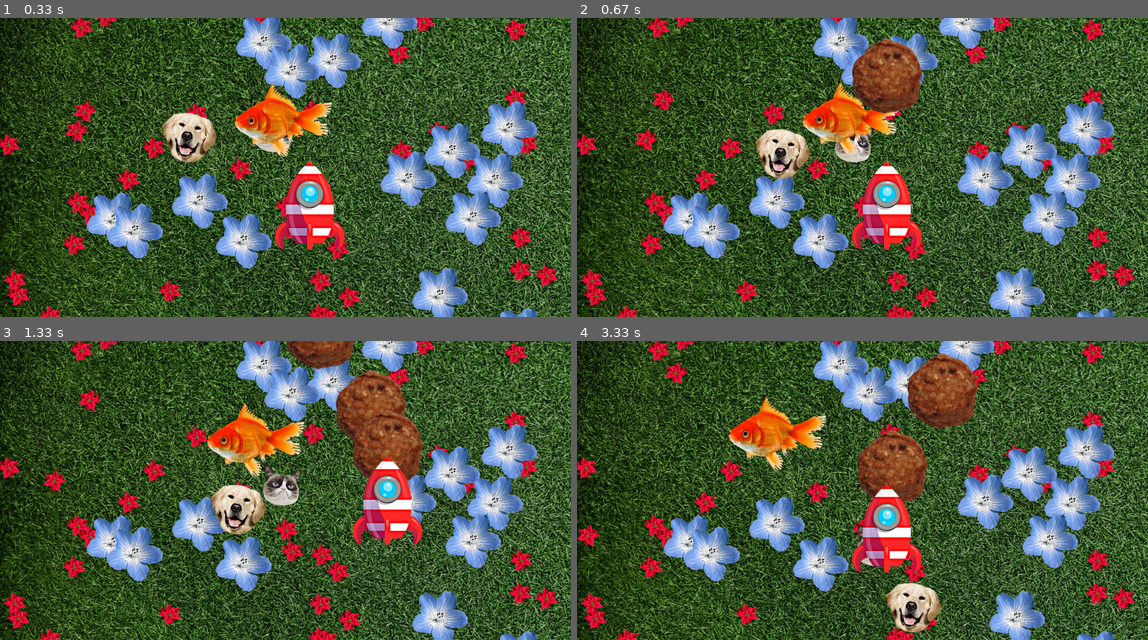
Above: before the commit, frames 1-4 (two rows, left to right).
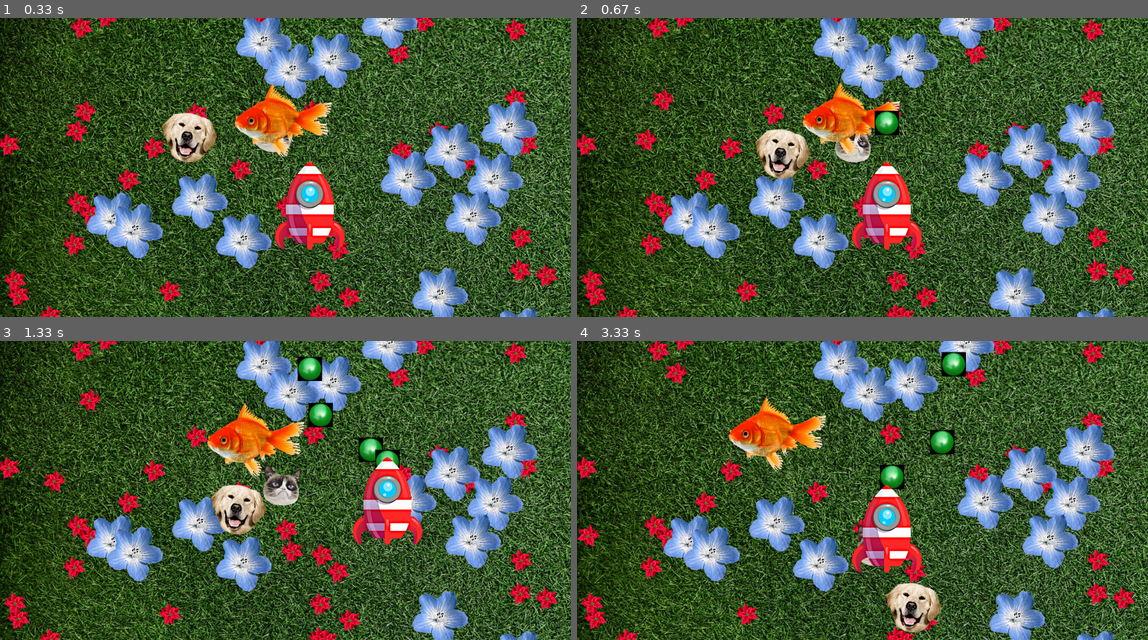
Above: after the commit, the same moments.

Repository: jimmygizmo/pygamefun
Game: pygame game, started from game/main.py
Two runs of this game, one before a commit and one after it. Both use one fixed random seed, a clock stepped at 60 frames per second and the inputs below.
Inputs:
- Up to frame 1 (0.33 s): no input
- Up to frame 2 (0.67 s): tap Space at 0.33 s
- Up to frame 3 (1.33 s): hold Right 0.67-1.13 s; tap Space at 0.73, 1.03, 1.23 s; hold Up from 1.17 s (still down)
- Up to frame 4 (3.33 s): release Up at 1.47 s; hold Right 1.5-1.97 s; tap Space at 1.57, 1.87, 2.07, 2.37, 2.63, 2.97, 3.27 s; hold Left 2-2.53 s; hold Down 2.57-2.87 s; hold Left 2.9-3.3 s

Frame 1 is identical in both runs. In frame 2, 2.7% of the frame differs, in the area x 48-61%, y 6-40%; in frame 3, 5.1%, in the area x 50-75%, y 0-47%; in frame 4, 5.0%.

Commit message:
experimental OpenCV/Numpy image resizer to handle RGB, alpha channels optimally and separately since I have no good resize option within PyGame it seems. Also, started to expand on tumbleweed/meteorite feature which I will make as meatballs. resize feature not complete but close nad NOTE it does use a temp file hack for now so work on it is needed. next pushes will implement randomly-spawning weapons in the forms of meatballs, like asteroids in that game. The Weapon class is for things like projectiles and the main differnece is that fly off the screen and disappear (fired from on screen like from the Player OR just passing through like asteroids) I'm not totally happy with this name so I will be changing the name of the Weapon class later and of course we need further class differentiation where we introduce new things into the game which behave uniquely. We need many more sub-classes of Entity like this. The integration of OpenCV and Numpy into this project is already showing promise. I may soon introduce shaders. Overally this is a large experimental project which may explore a LOT of PyGame features and those of other amazing frameworks and libraries. Of course, the tutorial which I am partially following is said to cover 5 different games in the 11 hour duration. I am not even at hour 3 and doing mostly my own custom work along the way.

Diff:
--- a/game/main.py
+++ b/game/main.py
@@ -6,6 +6,7 @@
 import pygame
 import collections
 import random
+import resizer
 
 
 # ###############################################    CONFIGURATION    ##################################################
@@ -21,6 +22,8 @@
 ACID_MODE = False  # Suppress background re-painting. This makes objects leave psychedelic trails for a fun effect.
 LASER_COOLDOWN_DURATION = 100  # Milliseconds - minimum time between laser firing
 PROJECTILE_MARGIN = 160  # Distane beyond wall on X or Y axis at which projectile/Weapon is "Finalized"
+PLAYER_MAIN_WEAPON_INDEX = 0  # Index in weapon_specs of the weapon_spec item to use for the Player's main projectile.
+# 0 = green ball    1 = meatball
 
 # SURFACE CACHE - 'SCACHE'
 # The Surface Cache SCACHE pre-loads images into surfaces. When sprites are instantiated, they will use this cache
@@ -116,13 +119,13 @@
         'instance_id': -1,
         'img_filename':  'green-ball-140x140.png',
         'flip': False,
-        'w': 140,
-        'h': 140,
+        'w': 70,
+        'h': 70,
         'color': 'green3',
         'x': 890.0,
         'y': 260.0,
         'd': pygame.math.Vector2((0.0, -1.0)),  # placeholder instance (mypy)
-        's': 134.0,
+        's': 334.0,
         'p': 98.0,
         'r': 122.0,
         'c': 840.0,
@@ -133,8 +136,8 @@
         'instance_id': -1,
         'img_filename':  'meatball-204x220.png',
         'flip': False,
-        'w': 204,
-        'h': 220,
+        'w': 102,
+        'h': 110,
         'color': 'brown',
         'x': 890.0,
         'y': 260.0,
@@ -534,10 +537,13 @@
     #     raise ValueError(f"FATAL: Invalid ephase_name '{ephase_name}'. "
     #                      "Check values in ENVIRO_PHASES config.")
 
-def load_image(filename: str, flip: bool) -> None:
-    prop_surface_l: pygame.Surface = pygame.image.load(
-            os.path.join(ASSET_PATH, filename)
-        ).convert_alpha()
+def load_image(filename: str, flip: bool, width: int | None, height: int | None) -> None:
+    image_path = os.path.join(ASSET_PATH, filename)
+    prop_surface_l: pygame.Surface = pygame.image.load(image_path).convert_alpha()
+    if width and height:
+        temp_surface = pygame.Surface((width, height))
+        pygame.transform.smoothscale(prop_surface_l, (width, height), temp_surface)
+        prop_surface_l = temp_surface
     if flip:
         prop_surface_l = pygame.transform.flip(prop_surface_l, True, False)
 
@@ -547,6 +553,26 @@
             'surface_r': prop_surface_r,
         }
     SCACHE[filename] = c_item
+
+    # OPENCV CUSTOM IMAGE RESIZE EXPERIMENT - See file: resizer.py
+    # New experiment with binary image data OpenCV initially as a way to PROPERLY resize a PNG with transparency.
+    if width and height:
+        with open(image_path, 'rb') as fh:
+            img_bytes = fh.read()
+        resizer.alphonic_resize(img_data=img_bytes, width=width, height=height)
+
+
+def event_meatball(group_ref: pygame.sprite.Group):
+    # NOTE: Pending a different design, we must pass the group INTO ANYTHING which instantiates sprites for that group.
+    #     This group does not exist yet, when func defined. We will have it when this func is called, however.
+    #     I use the suffix _ref here mostly for further clarity that it is a different variable and what we are doing
+    #     with it. It is the same thing as passing the group itself. They are the same reference, same memory address.
+    #     In Python, almost everyhting is passed by reference anyhow. Passing and copying is a other special set of scenarios.
+    #     I'm doing absolutely nothing special by calling this group_ref.
+    meatball_spec = weapon_specs[1]
+    print(f"Look out! Here comes a meatball! And it's a juicy one!")
+
+
 
 
 # ###############################################    INITIALIZATION    #################################################
@@ -593,16 +619,17 @@
 # ################################################    INSTANTIATION    #################################################
 
 # TODO: See if we can move the prop spec (spraying/generation) code inside of prop instantiation. Probably can/should.
+# NOTE: When using load_image(): To keep image size original, specify None for width and height.
 
 # INSTANITATE PLAYER SPRITE(S)
 for i, player_spec in enumerate(player_specs):
     player_spec['name'] = player_spec['name'] + str(i)
     player_spec['instance_id'] = i
-    load_image(filename=player_spec['img_filename'], flip=player_spec['flip'])
+    load_image(filename=player_spec['img_filename'], flip=player_spec['flip'], width=None, height=None)
     player: Player = Player(
             groups=[all_sprites, all_players],
             img_filename=player_spec['img_filename'],
-            weapon_spec=weapon_specs[1],  # TODO: Felt hackish initially. Keep like this?
+            weapon_spec=weapon_specs[PLAYER_MAIN_WEAPON_INDEX],  # TODO: Felt hackish initially. Keep like this?
             all_weapons_group_ref=all_weapons,  # TODO: Felt hackish initially. Keep like this?
             x=player_spec['x'],
             y=player_spec['y'],
@@ -613,7 +640,7 @@
 # INSTANITATE NPC SPRITES
 for i, npc_spec in enumerate(npc_specs):
     npc_spec['instance_id'] = i
-    load_image(filename=npc_spec['img_filename'], flip=npc_spec['flip'])
+    load_image(filename=npc_spec['img_filename'], flip=npc_spec['flip'], width=None, height=None)
     npc: Npc = Npc(
             groups=[all_sprites, all_npcs],
             img_filename=npc_spec['img_filename'],
@@ -626,7 +653,7 @@
 # INSTANITATE PROP SPRITES
 for i, prop_spec in enumerate(prop_specs):
     prop_spec['instance_id'] = i
-    load_image(filename=prop_spec['img_filename'], flip=prop_spec['flip'])
+    load_image(filename=prop_spec['img_filename'], flip=prop_spec['flip'], width=None, height=None)
     prop: Prop = Prop(
             groups=[all_sprites, all_props],
             img_filename=prop_spec['img_filename'],
@@ -638,7 +665,12 @@
 # LOAD SURFACE CACHE WITH WEAPON DATA. (Weapons not instantiated at this point.)
 for i, weapon_spec in enumerate(weapon_specs):
     weapon_spec['instance_id'] = i
-    load_image(filename=weapon_spec['img_filename'], flip=weapon_spec['flip'])
+    load_image(
+            filename=weapon_spec['img_filename'],
+            flip=weapon_spec['flip'],
+            width=weapon_spec['w'],
+            height=weapon_spec['h'],
+        )
 
 
 # ###############################################    MAIN EXECUTION    #################################################
@@ -663,9 +695,11 @@
 ephase_count = 0  # 0, not None since we will likly first/always do an arithmetic check on it, not an existence check.
 clock = pygame.time.Clock()
 
-# CUSTOM EVENTS - Random tumbleweeds
-tumbleweed_event = pygame.event.custom_type()
-pygame.time.set_timer(tumbleweed_event, 4500)
+# CUSTOM EVENTS - Random meatballs
+meatball_event = pygame.event.custom_type()
+pygame.time.set_timer(meatball_event, 4500)
+
+all_weapons_group_ref=all_weapons  # Here for clarity. We need to pass this to anything that instantiates weapons.
 
 
 #   * * * * * * *    MAIN LOOP    * * * * * * *
@@ -678,8 +712,8 @@
     for event in pygame.event.get():  # Check all new events since the last main loop iteration
         if event.type == pygame.QUIT:
             running = False
-        if event.type == tumbleweed_event:
-            print(f"Look out! Here comes a tumbleweed!")
+        if event.type == meatball_event:
+            event_meatball(all_weapons_group_ref)
 
 
     # #######################################    ENVIRONMENT PHASE PROCESSING    #######################################
--- /dev/null
+++ b/game/resizer.py
@@ -0,0 +1,114 @@
+# resizer.py
+
+# REASON FOR THIS NEW MODULE (in progress):
+# Problem: getting a black background which should be transparent after resizing PNGs using pygame.transform.smoothscale()
+# Initial searches do not offer a solution in pygame and I would like to explore not only a good solution for the
+# accepted challenge of resizing images with alpha channels while also exploring ALL of the other extreme power of the
+# Open CV libraries. I am looking to merge PyGame with other interesting areas, so this is a fantastic reason to take
+# a shot at this idea for a little utility module.
+
+# I understand the poster's point that a single algorithm is not going to treat RGB vs Alpha Channel information with
+# respect to neighboring pixels (and depending on upscaling vs downscaling) .. and do the best job for both. There
+# are literally "edge case" problems. So this poster is making a logical suggestion to apply the best algorithm to each
+# the RBG channels vs the Alpha Channel separately and with the best algorith and parameters for the purpose, then
+# re-combining those layers back into the desired image format (PNG in the current case.) Sounds like the correct
+# strategy to me and although useful in this game for the early image-transformation-upon-load features I have started
+# putting in, the area in general would be VERY useful. Scaling and transparency are ubiquititious factors in almost
+# every area I am interested in .. or some mathematical equivalent of powerful image processing, used on raw data as
+# part of machine learning. Point is, this is a small hook into something extremely powerful and this is a nice place
+# to throw it in. It can be branched off into it's own thing or my first all-CV project soon enough.
+
+import cv2
+import numpy
+
+
+def alphonic_resize(img_data: bytes, width: int, height: int) -> bytes:
+    # TODO: Adapt this to pass image binary data in and out of the func
+    # NOTE: Using numpy in this intermediate step and the var name img_numpy is initial/temporary. Tips to get bytes into
+    # cv2 image came from: https://stackoverflow.com/questions/54922372/opencv-cv2-cv-load-image-color
+    numpy_array = numpy.fromstring(img_data, numpy.uint8)  # Decode bytes as UInt8 thanks to numpy utility.
+    # img_numpy = cv2.imdecode(numpy_array, cv2.IMREAD_COLOR)  # TODO: Get details on this option.
+    img_numpy = cv2.imdecode(numpy_array, cv2.IMREAD_UNCHANGED)  # TODO: Get details on this option.
+    # *************** All fixed! now we get the alpha channel by using IMREAD_UNCHANGED.
+    print(f"alphonic_resize INFO: img_numpy.shape: {img_numpy.shape}")
+    new_size = (width, height)
+
+    # # Resize the rgb and alpha layers separately and with the optimal algorithm for each.
+    rgb = cv2.resize(img_numpy[:,:,:3], new_size, interpolation=cv2.INTER_AREA)
+    alpha = cv2.resize(img_numpy[:,:,3], new_size, interpolation=cv2.INTER_NEAREST)
+    # Confirmed the same slice as above in an unrelated GitHub project:
+    # https://github.com/opencv/opencv/issues/20780
+    # UPDATE: About our error here that "index 3 is out of bounds for axis 2 with size 3" This is because we expect
+    # there to be 4 layers 0, 1, 2, and 3 (3 is the index of the fourth, ALPHA layer.)
+    # Well, when we print the img_numpy.shape() we see that we do not have an alpha channel, only RGB.
+    # So the problem is happening earlier. We are not getting our alpha channel into the numpy array.
+    # This may very well be because we found that the option constant was deprecated. We had to use IMREAD_COLOR,
+    # but that is just to make the read work. We need to find the new option to specify which will get you the
+    # alhpa channel. No bug here. Simply our option was deprecated and there must be a new equivalent and I just need
+    # to find it. By the way, the one that no longer works is called: cv2.IMREAD_UNCHANGED
+
+    # # Merge the layers back together again.
+    rgba = cv2.cvtColor(rgb, cv2.COLOR_RGB2RGBA)
+    rgba[:, :, 3] = alpha
+
+    # # Save - TOTAL HACK. I still don't have a clean way to get the bytes, so before I modify cv2.imwrite() itself,
+    # I am actually writing a temp file and reading the bytes again as a hack. I'll fix this soon. What I need is a
+    # method like cv2.imwrite() or something similar but which will give me the raw PNG file bytes.
+    # This is all experimental an not part of an important feature for the game code. Just a nice-to-have and a doorway
+    # into some increidbly-powerful possibilities.
+    cv2.imwrite('alphonic-resize-temp-png.png', rgba)
+    with open('alphonic-resize-temp-png.png', 'rb') as fh:
+        img_bytes_out: bytes = fh.read()
+    return img_bytes_out
+
+
+##
+#
+
+
+# OpenCV Docs:
+# https://pypi.org/project/opencv-python/
+
+# Posting with suggestion to use Cv2 and different algorithms for the alpha channel vs the RGB channels:
+# https://stackoverflow.com/questions/77517041/pygame-smoothscale-png-image-with-alpha-transparency-channels-black-edges
+
+# NOTE: I'm on Windows using WSL/Ubuntu, Pyenv Virtualenv and PyCharm for my dev env.
+#    I chose to install opencv-contrib-python for all the interesting extras over just opencv-python.
+
+
+# Original snippet:
+#
+# import cv2
+#
+# path_in = "input.png"
+# path_out = "output.png"
+# img = cv2.imread(path_in, cv2.IMREAD_UNCHANGED)
+# new_size = (640, 480)
+#
+# # Compute alpha and rgb separately
+# rgb = cv2.resize(img[:,:,:3], new_size, interpolation=cv2.INTER_AREA)
+# alpha = cv2.resize(img[:,:,3], new_size, interpolation=cv2.INTER_NEAREST)
+#
+# # Merge back alpha with rgb
+# rgba = cv2.cvtColor(rgb, cv2.COLOR_RGB2RGBA)
+# rgba[:, :, 3] = alpha
+#
+# # Save
+# cv2.imwrite(path_out, rgba)
+
+# RELEVANT INFO ABOUT USING NUMPY ARRAYS TO HOLD AND PROCESS IMAGE DATA AND HOW MANY LIBRARIES USE
+# NUMPY ARRAYS AS A BASIC FORMAT IN THIS AREA. DATA-SCIENCE, MACHINE-LEARNING, ETC.
+# https://scikit-image.org/skimage-tutorials/lectures/00_images_are_arrays.html
+
+# Great articles on image processing with OpenCV and Numpy:
+# https://note.nkmk.me/en/python-opencv-numpy-alpha-blend-mask/
+# Also:
+# https://note.nkmk.me/en/python-numpy-image-processing/
+
+# Numpy Array Slicing:
+# https://www.turing.com/kb/guide-to-numpy-array-slicing
+
+
+
+##
+#
Not shown, changed: requirements.txt
Not shown, changed: .gitignore
